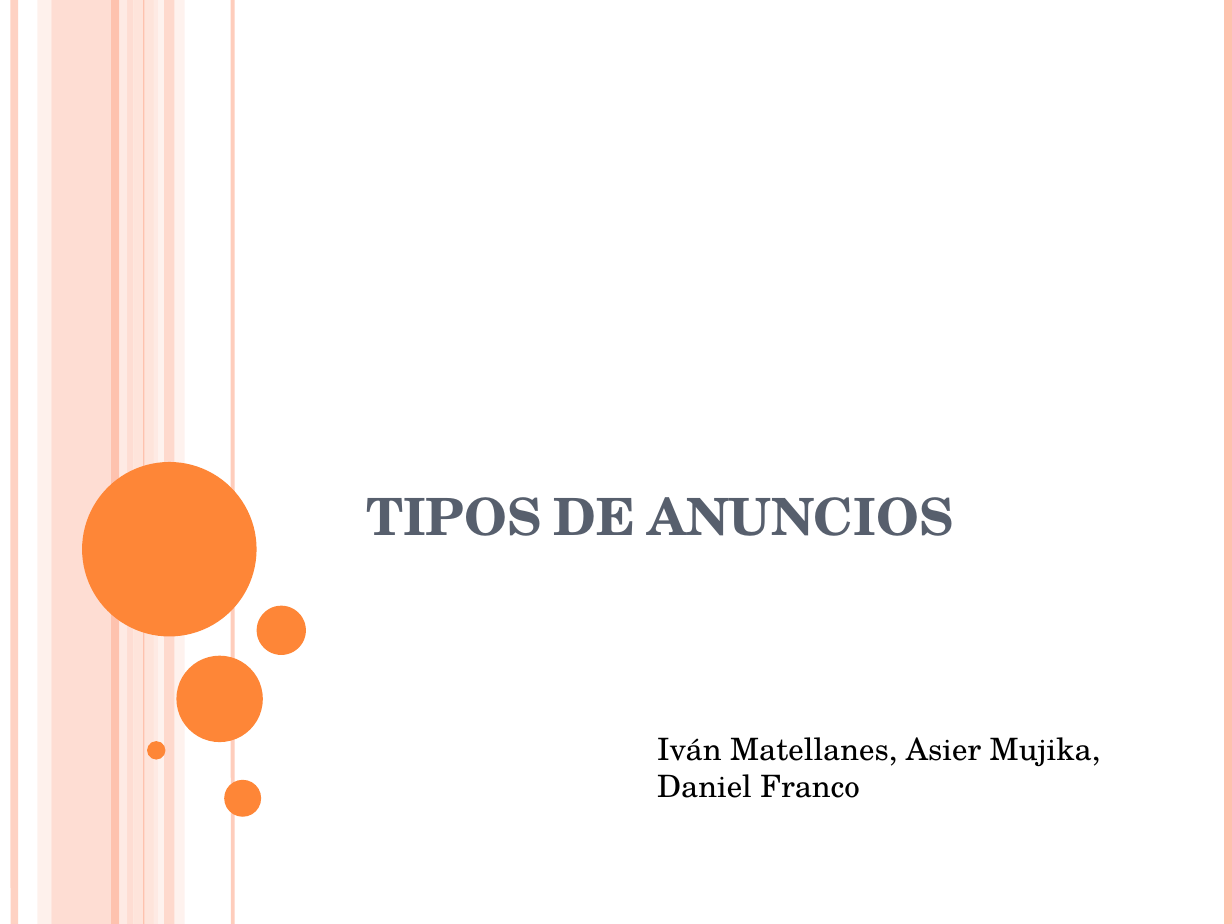
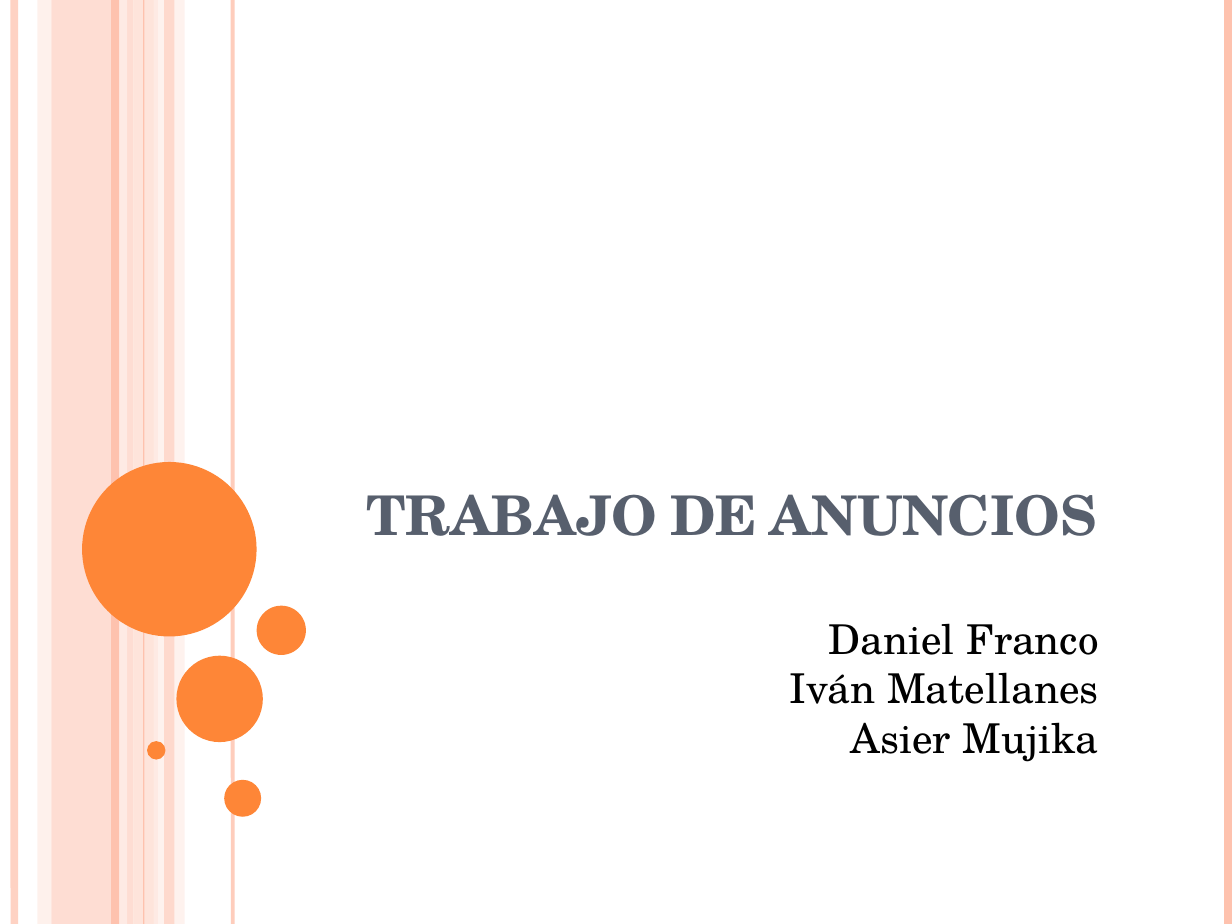
Before and after one commit to Sulley38/ProyectoEDA, a slide deck: slide 1 of docs/TIPOS DE ANUNCIOS.pptm. Drawn at 1232x924 pixels with LibreOffice and Linux fonts; fonts in the diff are those of the drawing. Boxes give left, top, right and bottom in pixels: in the first picture for what was removed or moved away, otherwise in the second. Text is boxed around its words. In the diff, an @@ line names an element or a change of style, - is before the commit and + after.

Commit message:
Anuncios EAE

```diff
--- a/docs/TIPOS DE ANUNCIOS.pptm
+++ b/docs/TIPOS DE ANUNCIOS.pptm
@@ title at bbox=[366, 494, 1097, 536]: text changed; size 30 to 32 pt @@
-TIPOS DE ANUNCIOS
+TRABAJO DE ANUNCIOS
@@ text at bbox=[790, 623, 1099, 762]: text changed; size 18 to 24 pt @@
-Iván Matellanes, Asier Mujika, Daniel Franco
+Daniel Franco
+Iván Matellanes
+Asier Mujika
```
Also in this commit, not shown: 7 other slides changed, 2 slides added, 1 slide removed, 2 other files.
